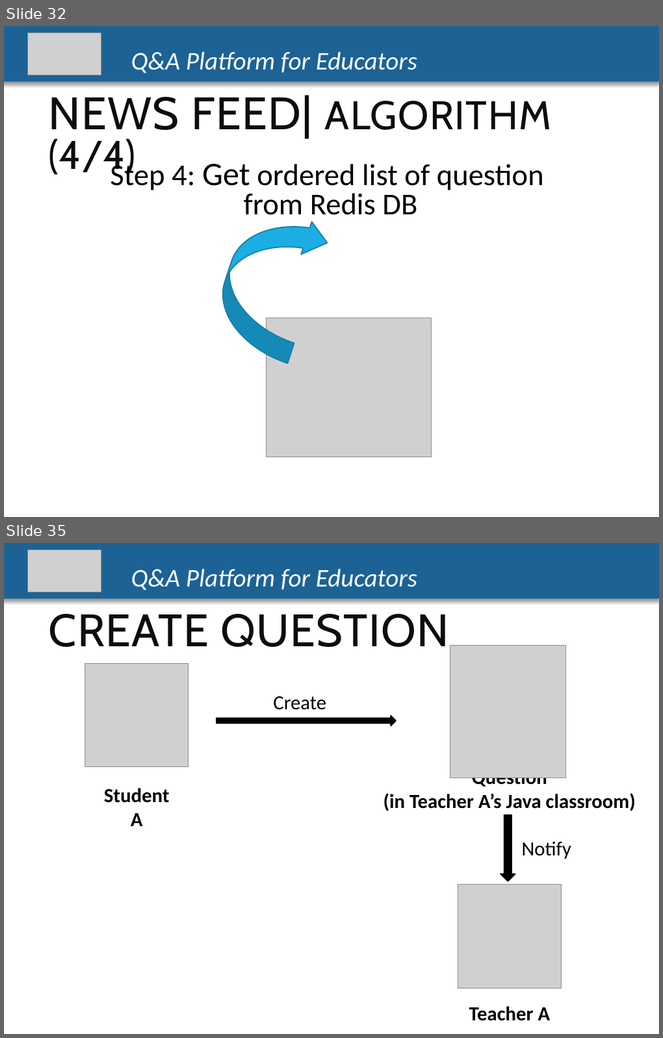
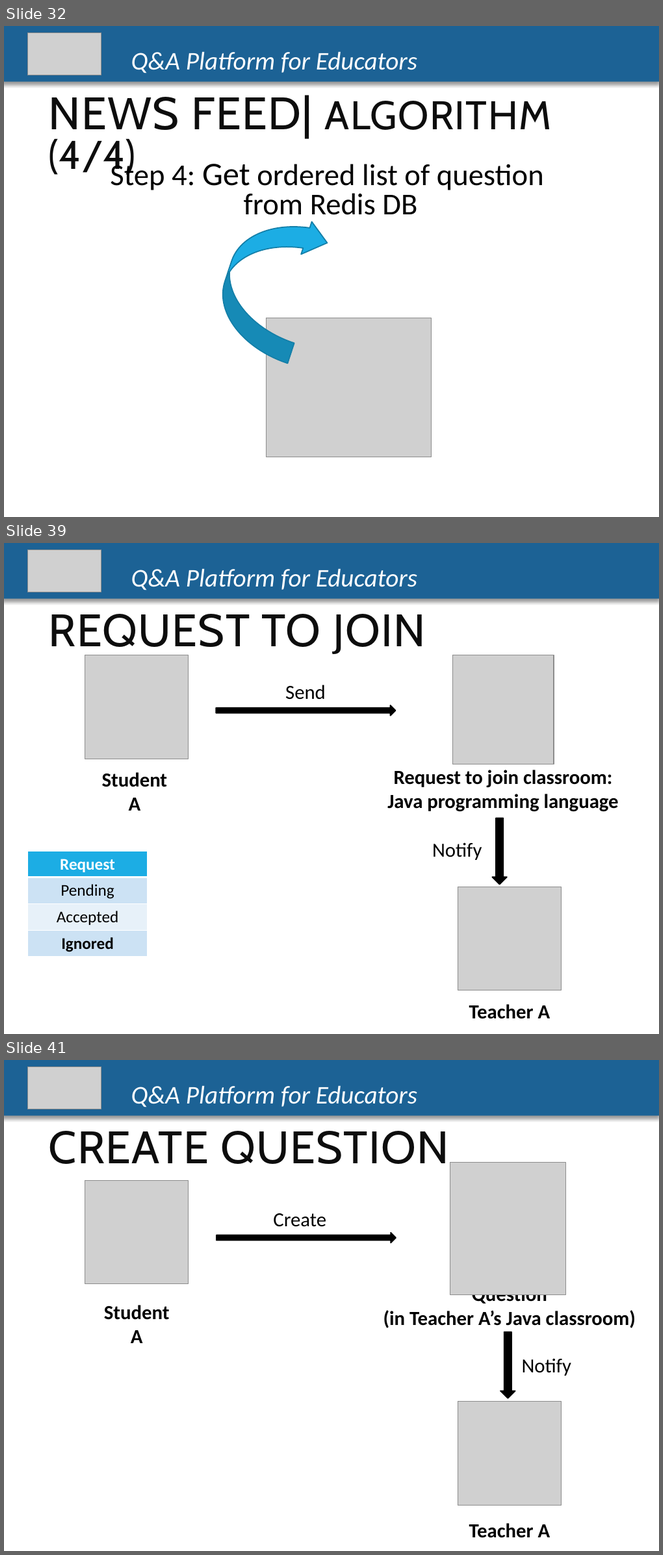
Before and after one commit to CapstoneTeam11/Document, a slide deck: Q-A-PLATFORM-FOR-EDUCATORS-1 (1).pptx. Shown one above the other, each under a label of ours: slides 32 and 35 before the commit, slides 32, 39 and 41 after it; the slides between them are not shown. The pictures are 663x1038 and 663x1555 pixels, drawn with LibreOffice and Linux fonts; fonts in the diff are those of the drawing; grey boxes stand for pictures. Boxes give left, top, right and bottom in pixels: in the first picture for what was removed or moved away, otherwise in the second. Text is boxed around its words. In the diff, an @@ line names an element or a change of style, - is before the commit and + after.

```diff
--- a/Q-A-PLATFORM-FOR-EDUCATORS-1 (1).pptx
+++ b/Q-A-PLATFORM-FOR-EDUCATORS-1 (1).pptx
@@ slide 39 added at [4,543,659,1034], background #FFFFFF @@
@@ rectangle added at [4,543,659,599], fill #1D6294, 28 pt, text #FFFFFF, italic @@
+Q&A Platform for Educators
@@ picture added at [27,549,101,592] @@
@@ text added at [49,614,426,657], 50 pt, text #0D0D0D @@
+REQUEST TO JOIN
@@ picture added at [85,655,188,759] @@
@@ picture added at [452,655,555,765] @@
@@ text added at [285,685,326,700], 22 pt, text #000000 @@
+Send
@@ right arrow added at [217,705,396,716], fill #000000, outline #000000 1.25 pt @@
@@ text added at [102,772,168,811], 22 pt, text #000000, bold @@
+Student A
@@ text added at [388,770,619,812], 22 pt, text #000000, bold @@
+Request to join classroom:
+Java programming language
@@ down arrow added at [492,818,506,884], fill #000000, outline #000000 1.25 pt @@
@@ table added at [27,851,148,957], 4 rows, 1 columns @@
+Request
+Pending
+Accepted
+Ignored
@@ text added at [432,843,482,860], 22 pt, text #000000 @@
+Notify
@@ picture added at [458,887,562,990] @@
@@ text added at [469,1005,551,1019], 22 pt, text #000000, bold @@
+Teacher A
@@ what was slide 35 is now slide 41 @@
```
Also in this commit, not shown: 3 slides changed, 5 other slides added.
